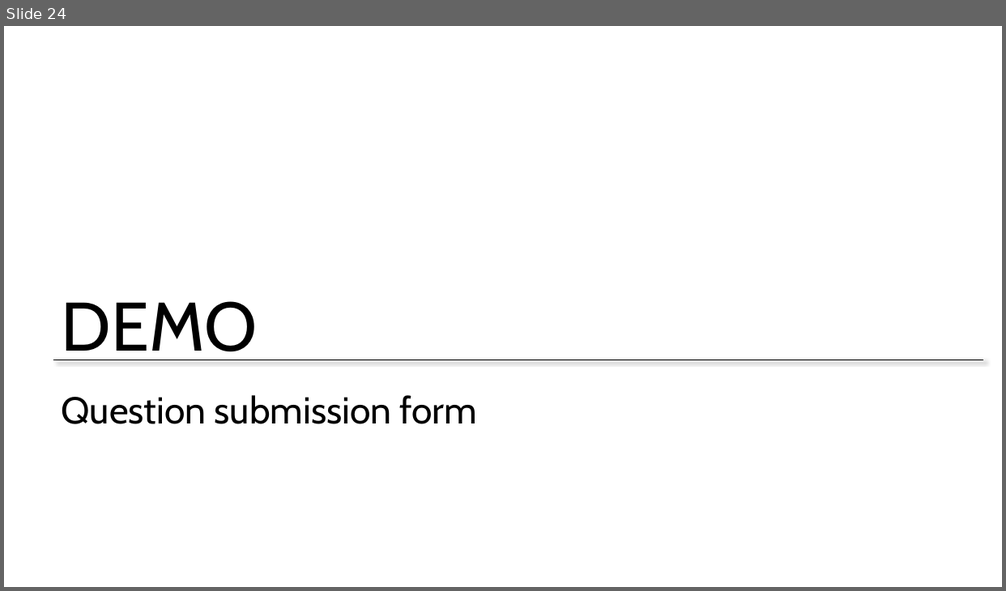
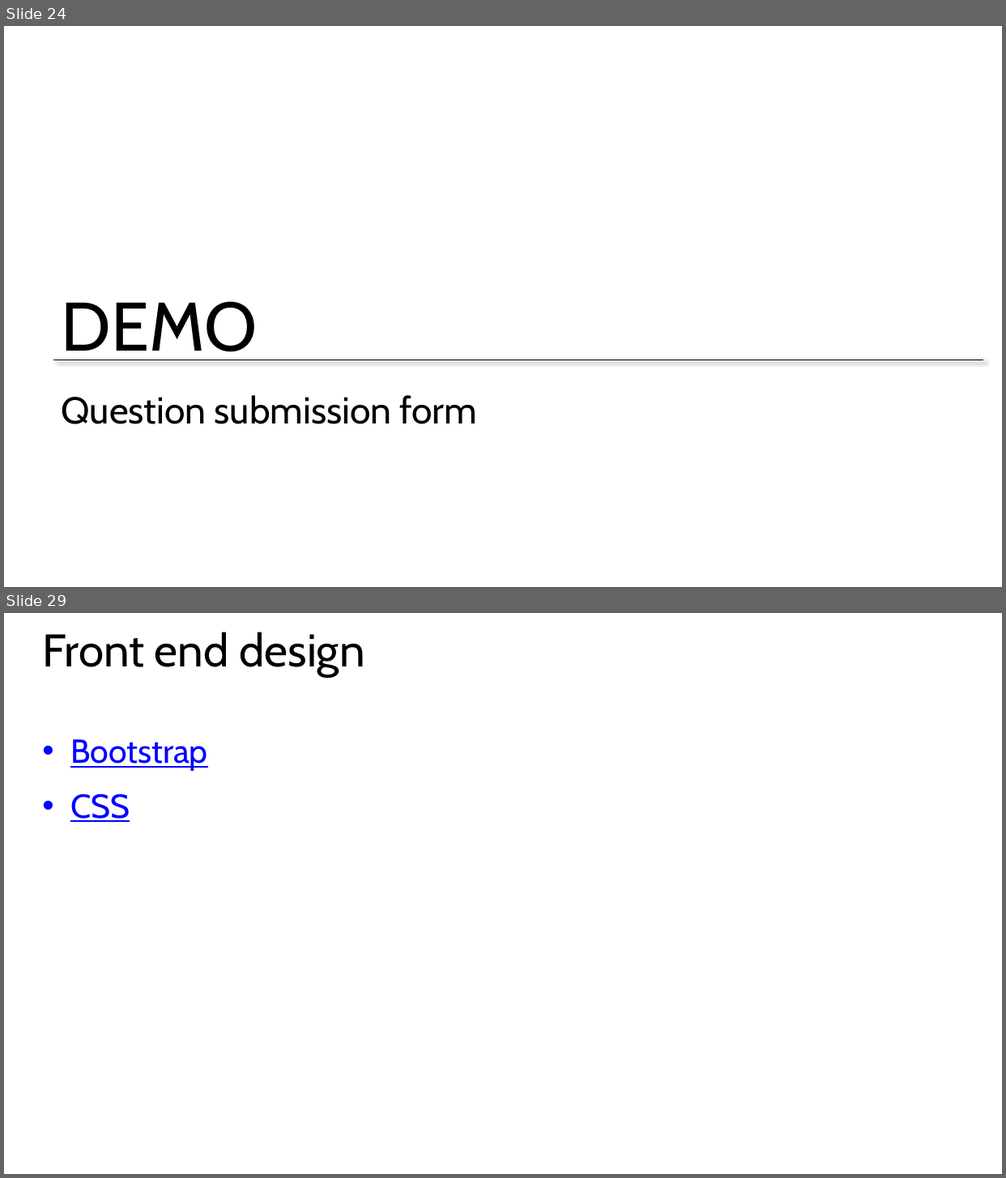
Before and after one commit to mkscala/AdvancedFlask, a slide deck: Slides/Module 6 - Introduction to Bootstrap.pptx. Shown one above the other, each under a label of ours: slide 24 before the commit, slides 24 and 29 after it; the slides between them are not shown. The pictures are 1006x591 and 1006x1178 pixels, drawn with LibreOffice and Linux fonts; fonts in the diff are those of the drawing; background and template pictures are left out. Boxes give left, top, right and bottom in pixels: in the first picture for what was removed or moved away, otherwise in the second. Text is boxed around its words. In the diff, an @@ line names an element or a change of style, - is before the commit and + after.

```diff
--- a/Slides/Module 6 - Introduction to Bootstrap.pptx
+++ b/Slides/Module 6 - Introduction to Bootstrap.pptx
@@ slide 29 added at (x1=4, y1=613, x2=1002, y2=1174), background #FFFFFF @@
@@ title added at (x1=43, y1=632, x2=364, y2=677), 44 pt, text #000000 @@
+Front end design
@@ text added at (x1=70, y1=739, x2=208, y2=822), 32 pt, text #0000FF, underline @@
+• Bootstrap
+• CSS
```
Also in this commit, not shown: 2 slides changed, 5 other slides added, 1 slide removed, 1 other file.
